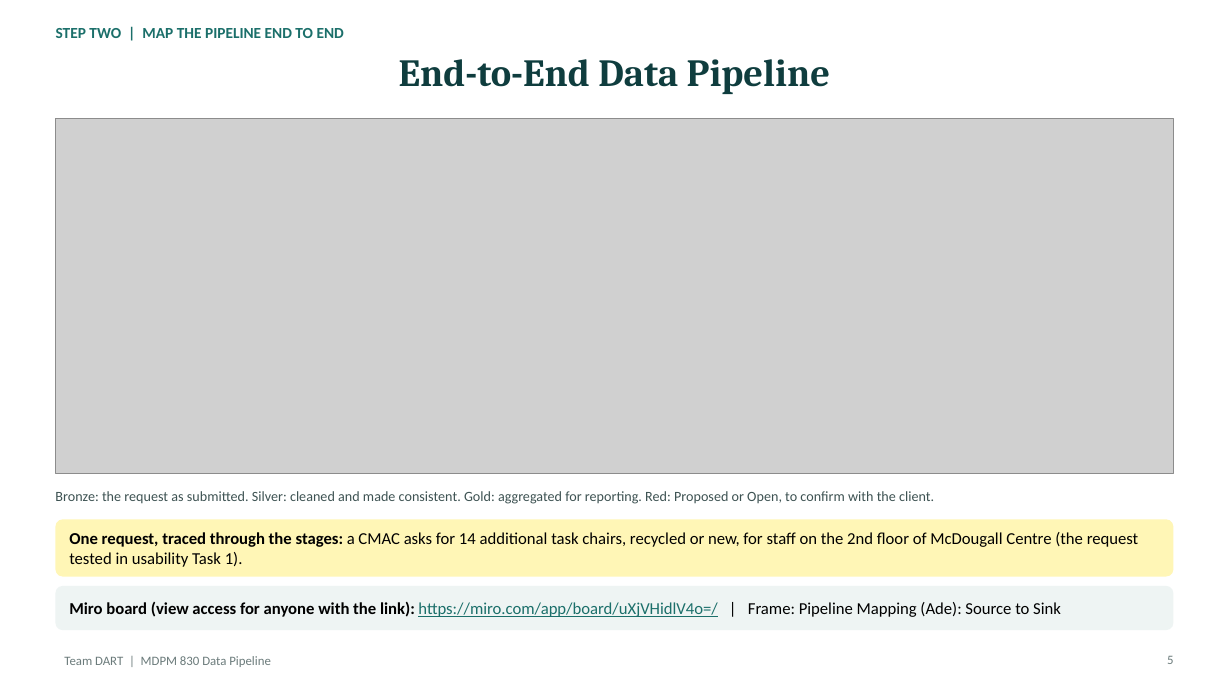
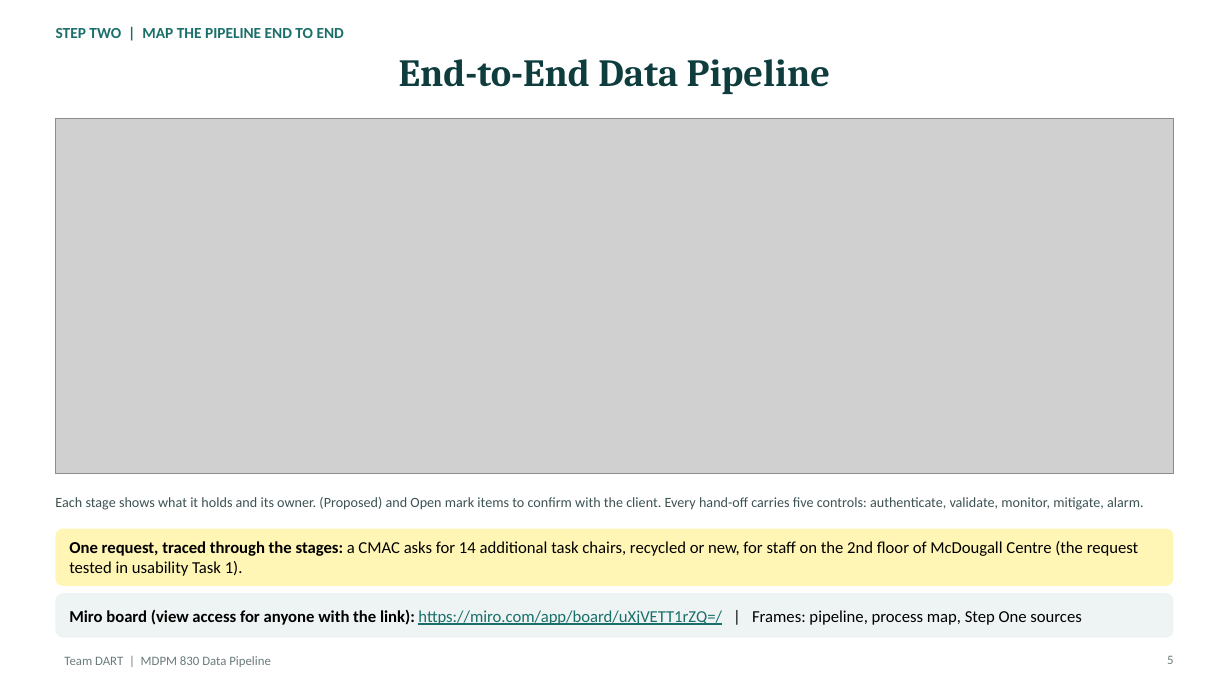
Before and after one commit to teminicrownpro-max/Adekunle-Adeniji, a slide deck: slide 5 of MDPM 830/Data Pipeline/TeamDART_MDPM830_Data_Pipeline_Team_Ade_slides_updated.pptx. Drawn at 1232x693 pixels with LibreOffice and Linux fonts; fonts in the diff are those of the drawing; grey boxes stand for pictures. Boxes give left, top, right and bottom in pixels: in the first picture for what was removed or moved away, otherwise in the second. Text is boxed around its words. In the diff, an @@ line names an element or a change of style, - is before the commit and + after.

```diff
--- a/MDPM 830/Data Pipeline/TeamDART_MDPM830_Data_Pipeline_Team_Ade_slides_updated.pptx
+++ b/MDPM 830/Data Pipeline/TeamDART_MDPM830_Data_Pipeline_Team_Ade_slides_updated.pptx
@@ text at <box>55,497,1144,510</box>: text changed @@
-Bronze: the request as submitted. Silver: cleaned and made consistent. Gold: aggregated for reporting. Red: Proposed or Open, to confirm with the client.
+Each stage shows what it holds and its owner. (Proposed) and Open mark items to confirm with the client. Every hand-off carries five controls: authenticate, validate, monitor, mitigate, alarm.
@@ rounded rectangle: place and size @@
-rounded rectangle at <box>55,519,1174,577</box>
+rounded rectangle at <box>55,529,1174,586</box>
@@ text "One request, traced through the ...": place and size @@
-text "One request, traced through the ..." at <box>69,532,1139,567</box>
+text "One request, traced through the ..." at <box>69,541,1139,576</box>
@@ rounded rectangle: place and size @@
-rounded rectangle at <box>55,586,1174,630</box>
+rounded rectangle at <box>55,593,1174,638</box>
@@ text at <box>69,610,1081,625</box>: text changed @@
-Miro board (view access for anyone with the link): https://miro.com/app/board/uXjVHidlV4o=/ | Frame: Pipeline Mapping (Ade): Source to Sink
+Miro board (view access for anyone with the link): https://miro.com/app/board/uXjVETT1rZQ=/ | Frames: pipeline, process map, Step One sources
```
Also in this commit, not shown: 1 other slide changed, 3 other files.
